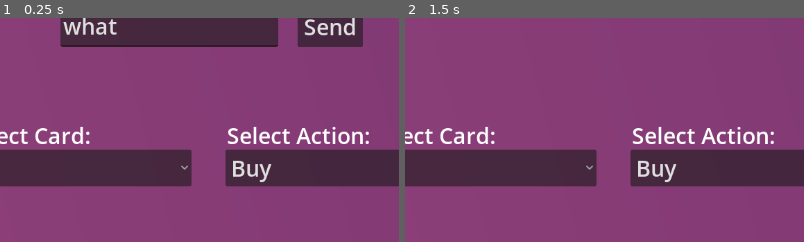
Above: before the commit, frames 1-2 (left to right).
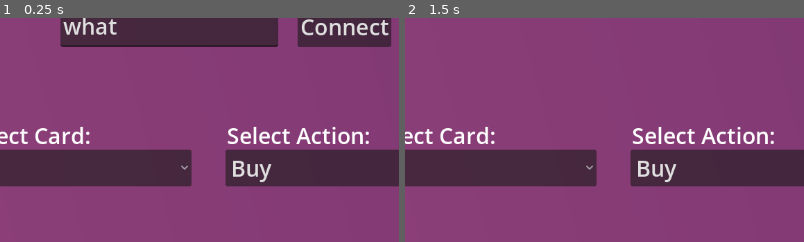
Above: after the commit, the same moments.

Repository: AdminL3/El-Dorado-Assistent
Game: Godot game, scene res://scenes/game.tscn
The game is run twice, just before and just after one commit, with the same random seed, the same clock (stepped at 60 frames per second) and the same inputs.
Inputs:
- Up to frame 1 (0.25 s): no input
- Up to frame 2 (1.5 s): click "Send" (after the commit: "Connect") at 0.5 s; click "GO!" at 1.25 s
The pictures show only the part of the screen within x 18-67%, y 0-50%; the shares and areas given below are measured in that part.

The runs differ from the first frame. In frame 1, 1.4% of the frame differs, in the area x 75-98%, y 0-13%; in frame 2, nothing differs.

Commit message:
working name sharing
wohoo

Diff:
--- a/scenes/game.tscn
+++ b/scenes/game.tscn
@@ -340,7 +340,7 @@
 offset_right = 723.0
 offset_bottom = 92.0
 theme_override_font_sizes/font_size = 32
-text = "Send"
+text = "Connect"
 
 [node name="Name" type="TextEdit" parent="."]
 offset_left = 287.0
--- a/scripts/manager.gd
+++ b/scripts/manager.gd
@@ -174,7 +174,6 @@
 
 			#money
 			var cardvalue = checkvalue()
-			add_history("Your card value is " + str(cardvalue) + ".")
 			if free:
 				cardvalue = 10
 
@@ -221,7 +220,7 @@
 						_update_text()
 
 						#send store around
-						modify_store("Player bought " + cards[shopcard] + ".")
+						modify_store(" bought " + cards[shopcard] + ".")
 					else:
 						add_history("This card is not in store anymore.")
 				else:
@@ -231,7 +230,8 @@
 		else:
 			add_history("You can't buy that card.")
 	else:
-		add_history("You are not connected! Please contact Administrator.")
+		add_history("Please contact Administrator.")
+		add_history("You are not connected!")
 
 
 
@@ -257,7 +257,7 @@
 	var action = "Received Store from Server"
 	print(action)
 	# Send the store array to the newly connected client
-	rpc_id(id, "broadcast_store", store, vorne, hinten, action)
+	rpc_id(id, "broadcast_store", store, vorne, hinten, action, my_name)
 
 
 func _on_peer_disconnected(id):
@@ -284,33 +284,33 @@
 
 func _on_player_disconnected(id):
 	add_history(name + " disconnected")
+
+
 func _on_connected_ok():
-	add_history("Connected")
 	connected = true
-	rpc("broadcast_entry", my_name)
+	print("Connected OK, broadcasting entry for", my_name)
+
+
 
 
 func modify_store(action):
-	rpc("broadcast_store", store, vorne, hinten, action)
+	rpc("broadcast_store", store, vorne, hinten, action, my_name)
 	_update_text()
 
 
 
 
-
 @rpc("any_peer")
-func broadcast_entry(name):
-	add_history(str(name) + "entered tje df")
-
-
-@rpc("any_peer")
-func broadcast_store(updated_store, newvorne, newhinten, action):
+func broadcast_store(updated_store, newvorne, newhinten, action, my_name2):
 	print(action)
 	store = updated_store
 	hinten = newhinten
 	vorne = newvorne
 	_update_text()
-	add_history(str(action))
+	if my_name2:
+		add_history(str(my_name2)  + str(action))
+	else:
+		add_history(str(action))
 	if isstore:
 		update_store()
 
